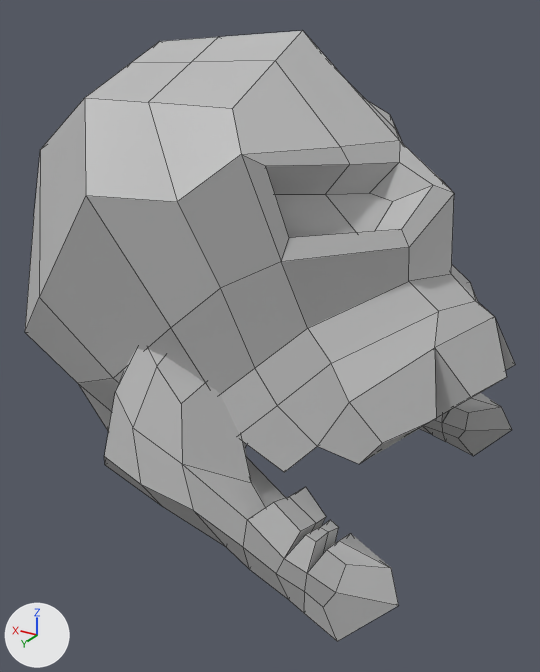
One commit to the FBX model FishPunch Project/TrickyTracks/Assets/TrickyTracks/Meshes/Environment/Skulls/Skull_003_Track_001_small.fbx: the scene before it, then after it.
Before and after are seen from a 50 mm camera at (2.3, 69.03, 5.96) aimed at (8.28, 59.08, 0.98). Lighting does not change. The marker at lower left points along +X, +Y and +Z. Mesh edges are drawn as thin lines. Where no turn or scale is listed for an object, it has been applied to the vertices.

Before the edit, the objects in view are built like this:
```python
me_mesh = bpy.data.meshes.new('Mesh')
me_mesh.from_pydata(...)  # 281 vertices, 276 faces; spans x -4.29..4.29, y -3.26..3.26, z -3.86..3.86
me_mesh.materials.append(mat_lambert1)  # grey #bcbcbc
ob_skull_003_track_001_small = bpy.data.objects.new('Skull_003_Track_001_small', me_mesh)
ob_skull_003_track_001_small.location = (8.66, 58.85, 1.88)
```
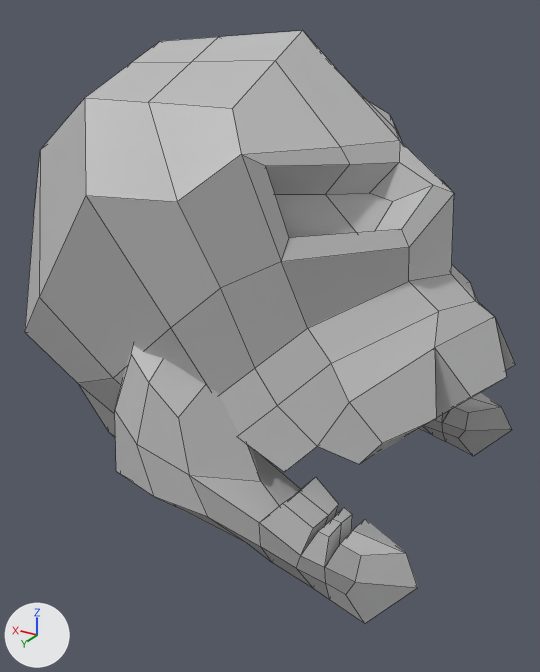
The newer file is also turned or shifted as a whole; pictures and numbers use the older file's frame.

Edits to the bpy script that builds the scene:
```text
Change me_mesh:
    where me_mesh.from_pydata(...)  # 281 vertices, 276 faces; spans x -4.29..4.29, y -3.26..3.26, z -3.86..3.86
    used by ob_skull_003_track_001_small; location = (8.66, 58.85, 1.88)
    me_mesh part 1: the loose piece of 68 vertices spanning x -3.85..1.31, y 1.26..3.26, z -3.86..0.08 is multiplied about its middle by the matrix ((0.997, 0.0, 0.076), (0.035, -0.89, -0.455), (-0.068, -0.456, 0.887)), then moved by (-0.05, 0.04, 0.01)
```

Where the change shows, as pixel boxes (x1, y1, x2, y2) in the pictures (540 x 672 px; the box of a moved part takes in the faces that stretch with it):
'Skull_003_Track_001_small', reshaped
    before: (25, 31, 515, 641)
    after: (25, 31, 515, 624)
part 1 of me_mesh, moved or reshaped
    before: (104, 348, 398, 641)
    after: (115, 345, 418, 624)
